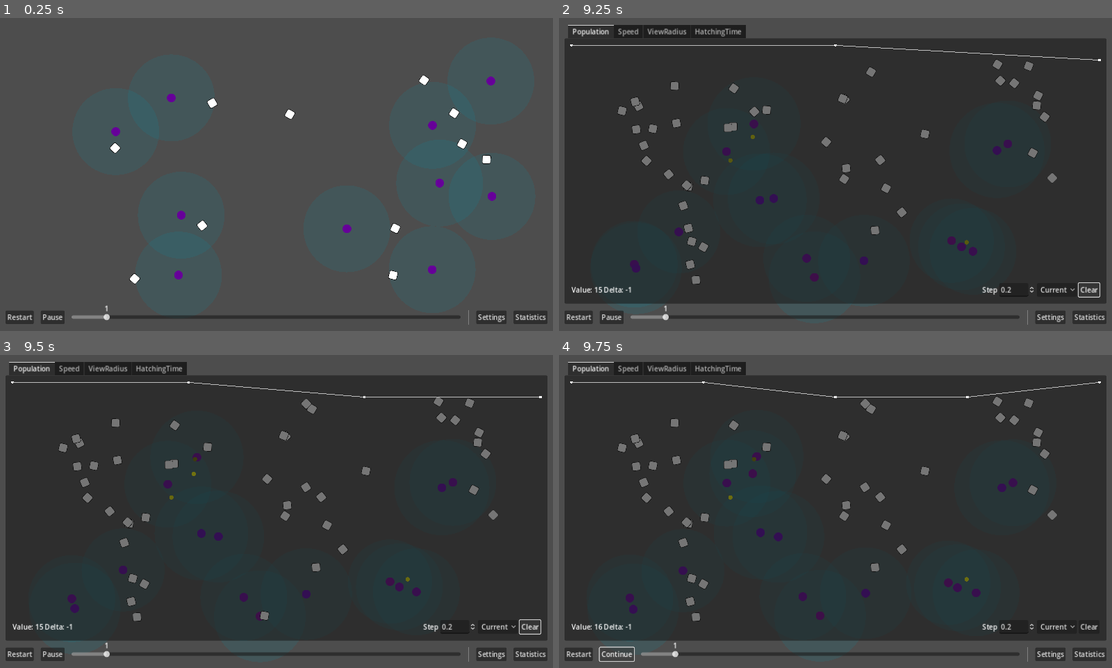
Above: before the commit, frames 1-4 (two rows, left to right).
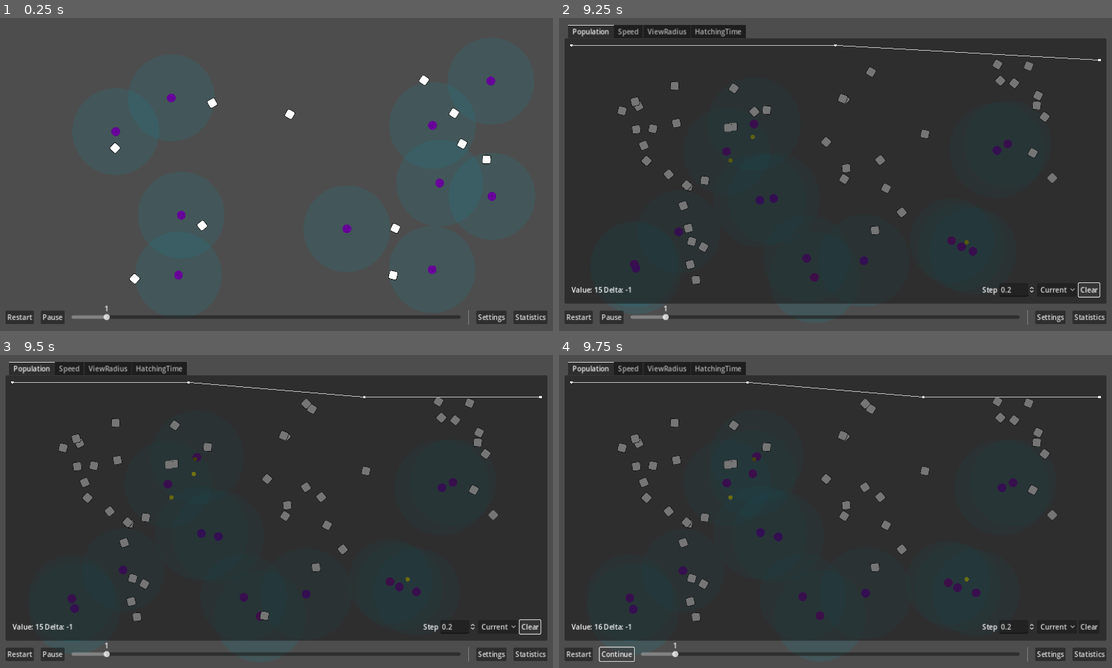
Above: after the commit, the same moments.

Repository: wivest/Natural-Selection
Game: Godot game, scene res://main.tscn
Same seed, same stepped clock (60 frames per second), same inputs: the game is played once before the commit and once after it.
Inputs:
- Up to frame 1 (0.25 s): no input
- Up to frame 2 (9.25 s): click "Restart" at 0.5 s; click "Restart" at 1.25 s; click "Restart" at 2 s; click "Statistics" at 2.75 s; click "Current" at 3.5 s; click "Clear" at 4.25 s; click "Current" at 5 s; click "Clear" at 5.75 s; click "Statistics" at 6.5 s; click "Statistics" at 7.25 s; click "Current" at 8 s; click "Clear" at 8.75 s
- Up to frame 3 (9.5 s): no input
- Up to frame 4 (9.75 s): click "Pause" at 9.5 s

Frames 1-3 are identical in both runs. In frame 4, 0.3% of the frame differs, in the area x 25-98%, y 8-14%.

Commit message:
fix: stop recording when paused

Diff:
--- a/ui/tabs/statistics/chart/parameters.tscn
+++ b/ui/tabs/statistics/chart/parameters.tscn
@@ -43,5 +43,6 @@
 text = "Clear"
 
 [node name="StepTimer" type="Node" parent="."]
+process_mode = 1
 script = ExtResource("3_fcd8a")
 autostart = true
